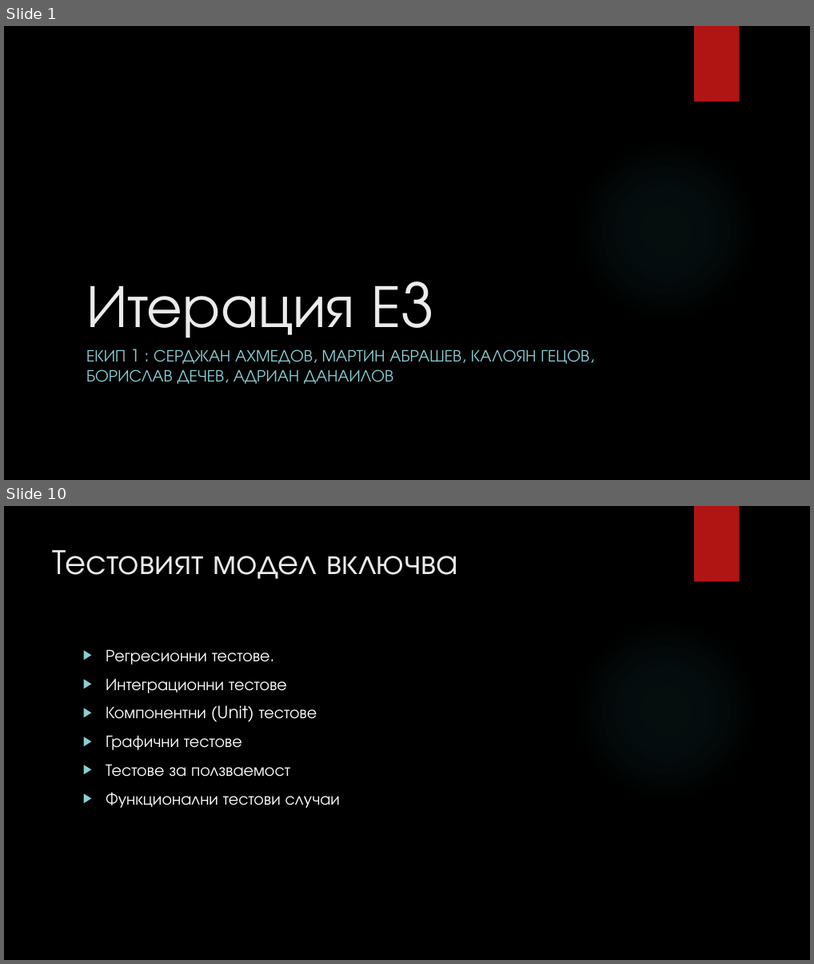
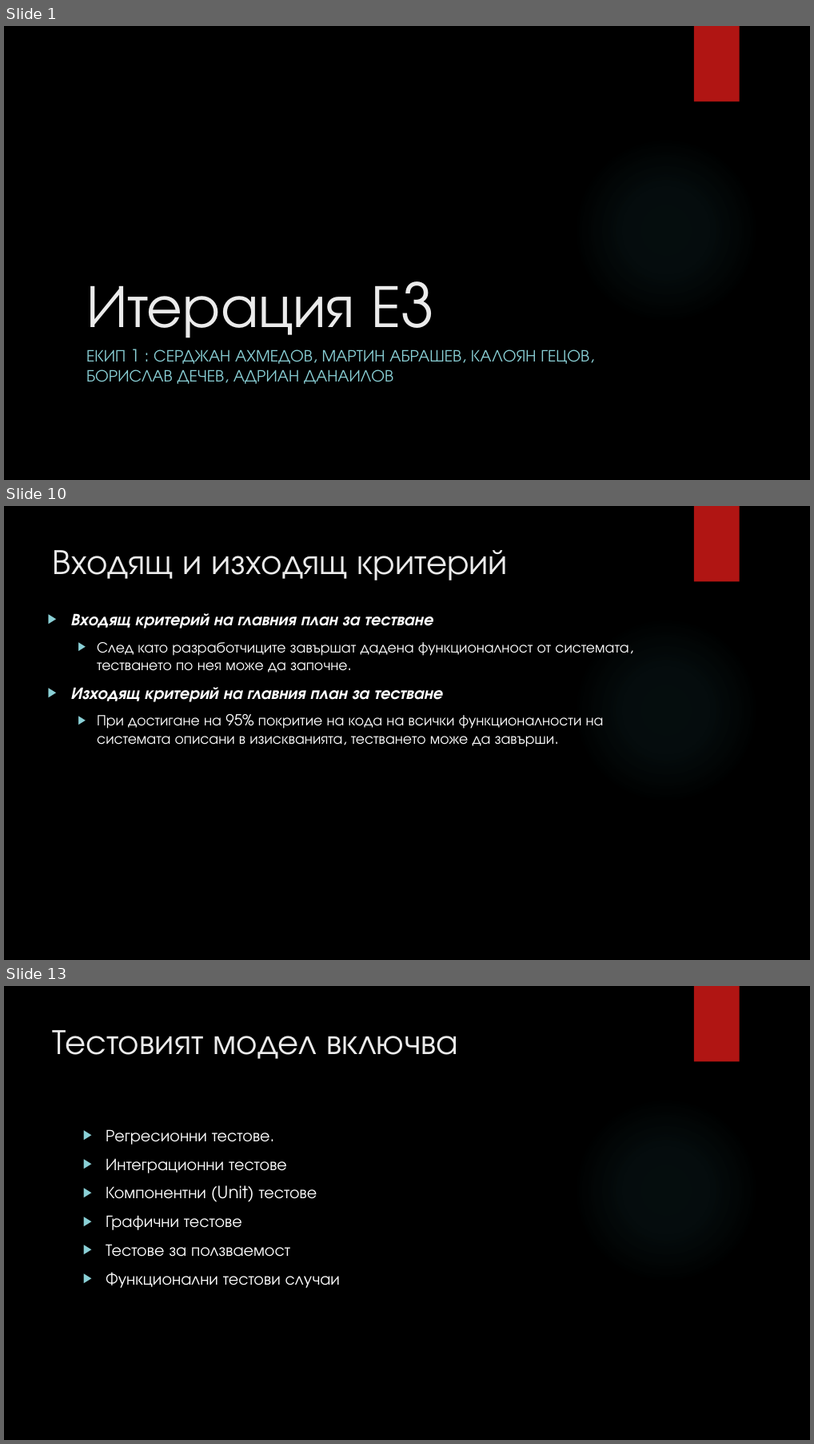
Before and after one commit to fahmiprasetya/PSS, a slide deck: I1/Current_Working_Directory/E3/ABM E3 Presentation.pptx. Shown one above the other, each under a label of ours: slides 1 and 10 before the commit, slides 1, 10 and 13 after it; the slides between them are not shown. The pictures are 814x964 and 814x1444 pixels, drawn with LibreOffice and Linux fonts; fonts in the diff are those of the drawing; background and template pictures are left out. Boxes give left, top, right and bottom in pixels: in the first picture for what was removed or moved away, otherwise in the second. Text is boxed around its words. In the diff, an @@ line names an element or a change of style, - is before the commit and + after.

```diff
--- a/I1/Current_Working_Directory/E3/ABM E3 Presentation.pptx
+++ b/I1/Current_Working_Directory/E3/ABM E3 Presentation.pptx
@@ slide 10 added at [4, 506, 810, 960], background picture (left out); not listed: 2 template elements that a slide beside it also shows @@
@@ title added at [53, 550, 508, 580], 42 pt, text #EBEBEB @@
+Входящ и изходящ критерий
@@ text added at [70, 613, 629, 747], 18 pt, text #FFFFFF @@
+▶ Входящ критерий на главния план за тестване
+  ▶ След като разработчиците завършат дадена функционалност от системата, тестването по нея може да започне.
+▶ Изходящ критерий на главния план за тестване
+  ▶ При достигане на 95% покритие на кода на всички функционалности на системата описани в изискванията, тестването може да завърши.
@@ what was slide 10 is now slide 13 @@
```
Also in this commit, not shown: 1 slide changed, 26 other slides added, 12 other files.
